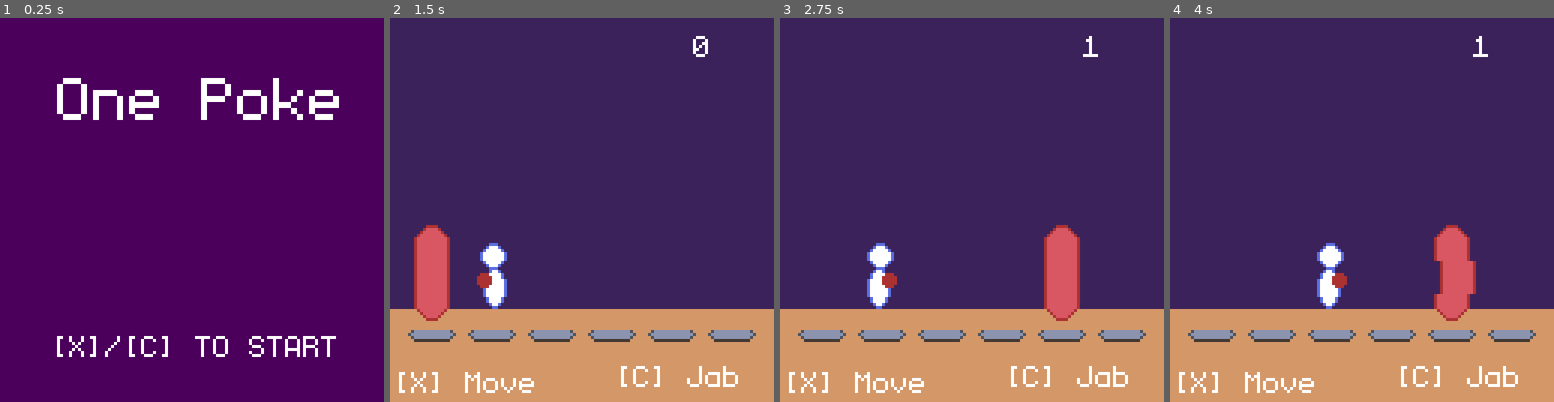
Above: before the commit, frames 1-4 (left to right).
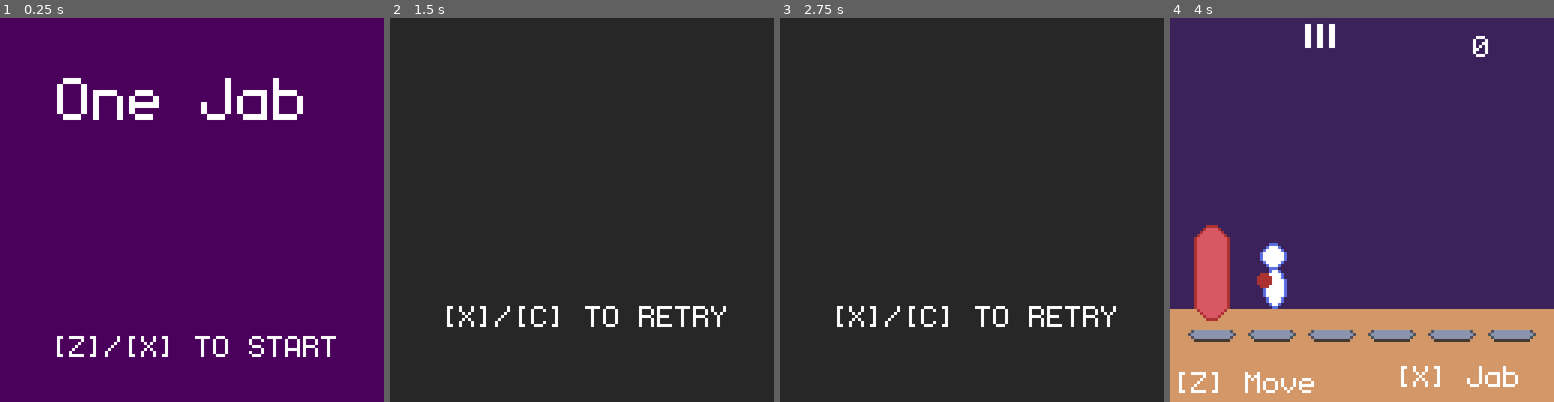
Above: after the commit, the same moments.

Repository: sugarvoid/one-jab
Game: Godot game, scene res://game/game.tscn
The game is run twice, just before and just after one commit, with the same random seed, the same clock (stepped at 60 frames per second) and the same inputs.
Inputs:
- Up to frame 1 (0.25 s): no input
- Up to frame 2 (1.5 s): tap Enter (ui_accept) at 0.5, 0.77, 1.07 s; hold Z (move, bound only after the commit) 0.53-1.28 s; tap X (move, bound only before the commit) at 0.8, 1.35 s
- Up to frame 3 (2.75 s): tap Enter (ui_accept) at 1.52, 1.82, 2.3 s; tap C (poke, bound only before the commit) at 1.55 s; hold C (poke, bound only before the commit) from 2.03 s (still down)
- Up to frame 4 (4 s): release C (poke, bound only before the commit) at 2.78 s; tap Enter (ui_accept) at 2.85, 3.02, 3.32, 3.77 s; tap Z (move, bound only after the commit) at 3.05 s; hold Z (move, bound only after the commit) from 3.53 s (still down); tap X (move, bound only before the commit) at 3.8 s

The runs differ from the first frame. In frame 1, 1.4% of the frame differs, in the area x 17-89%, y 15-89%; in frame 2, 100%, in the area x 0-100%, y 0-100%; in frame 3, 100%; in frame 4, 6.6%.

Commit message:
Add game over screen

Diff:
--- a/game/game.gd
+++ b/game/game.gd
@@ -4,6 +4,7 @@
 var hits: int
 var bag_slot: int
 var player_slot: int
+var lives: int
 
 const slots: Array[int] = [
 	14,
@@ -50,13 +51,18 @@
 			$GameOver.hide()
 			$StartScreen.show()
 		1:
+			lives = 3
 			hits = 0
 			bag_slot = 0
 			player_slot = 1
+			update_hud()
 			$PlayScreen.show()
 			$StartScreen.hide()
+			$GameOver.hide()
 		2:
 			$PlayScreen.hide()
+			$StartScreen.hide()
+			$GameOver.show()
 
 
 func player_punch():
@@ -67,6 +73,7 @@
 		move_bag()
 	else:
 		print("Miss punch. Game Over")
+		gameover()
 
 
 func move_bag():
@@ -86,18 +93,20 @@
 			if event.is_action_pressed("move") or event.is_action_pressed("poke"):
 				self.switch_screen(1)
 		1:
-			if event.is_action_pressed("ui_accept"):
-				$PlayScreen/PunchingBag/AnimatedSprite2D.play("hit")
 			if event.is_action_pressed("poke"):
 				player_punch()
 			if event.is_action_pressed("move"):
 				move_player()
 		2:
-			pass
+			if event.is_action_pressed("move") or event.is_action_pressed("poke"):
+				self.switch_screen(1)
 
 	if event.is_action_pressed("ui_cancel"):
 		get_tree().quit()
 
+
+func gameover() -> void:
+	self.switch_screen(2)
 
 func  move_player():
 	if $PlayScreen/Player.scale.x == 1 and player_slot != (bag_slot + 1):
@@ -106,3 +115,4 @@
 		player_slot += 1
 	else:
 		print("Miss movement. Game Over")
+		gameover()
--- a/game/game.tscn
+++ b/game/game.tscn
@@ -10,7 +10,6 @@
 script = ExtResource("1_kfiw7")
 
 [node name="StartScreen" type="Node2D" parent="."]
-visible = false
 
 [node name="ColorRect" type="ColorRect" parent="StartScreen"]
 offset_right = 133.0
@@ -24,7 +23,7 @@
 offset_bottom = 43.0
 theme_override_fonts/font = ExtResource("2_mx117")
 theme_override_font_sizes/font_size = 32
-text = "One Poke"
+text = "One Jab"
 
 [node name="Label8" type="Label" parent="StartScreen"]
 offset_left = 17.0
@@ -32,7 +31,7 @@
 offset_right = 113.0
 offset_bottom = 133.0
 theme_override_fonts/font = ExtResource("2_mx117")
-text = "[X]/[C] TO START"
+text = "[Z]/[X] TO START"
 
 [node name="Label5" type="Label" parent="StartScreen"]
 offset_left = -32.0
@@ -43,6 +42,7 @@
 text = "Test"
 
 [node name="PlayScreen" type="Node2D" parent="."]
+visible = false
 
 [node name="ColorRect" type="ColorRect" parent="PlayScreen"]
 offset_left = -6.0
@@ -91,7 +91,7 @@
 offset_right = 49.0
 offset_bottom = 127.0
 theme_override_fonts/font = ExtResource("2_mx117")
-text = "[X] Move"
+text = "[Z] Move"
 
 [node name="Label9" type="Label" parent="PlayScreen"]
 offset_left = 75.0
@@ -99,7 +99,7 @@
 offset_right = 125.0
 offset_bottom = 129.0
 theme_override_fonts/font = ExtResource("2_mx117")
-text = "[C] Jab"
+text = "[X] Jab"
 
 [node name="Player" parent="PlayScreen" instance=ExtResource("5_n18sr")]
 position = Vector2(32, 88)
@@ -111,13 +111,38 @@
 offset_bottom = 19.0
 theme_override_fonts/font = ExtResource("2_mx117")
 
+[node name="Lives" type="Node2D" parent="PlayScreen"]
+
+[node name="ColorRect" type="ColorRect" parent="PlayScreen/Lives"]
+offset_left = 45.0
+offset_top = 2.0
+offset_right = 47.0
+offset_bottom = 10.0
+
+[node name="ColorRect2" type="ColorRect" parent="PlayScreen/Lives"]
+offset_left = 49.0
+offset_top = 2.0
+offset_right = 51.0
+offset_bottom = 10.0
+
+[node name="ColorRect3" type="ColorRect" parent="PlayScreen/Lives"]
+offset_left = 53.0
+offset_top = 2.0
+offset_right = 55.0
+offset_bottom = 10.0
+
 [node name="GameOver" type="Node2D" parent="."]
 visible = false
 
+[node name="ColorRect" type="ColorRect" parent="GameOver"]
+offset_right = 131.0
+offset_bottom = 137.0
+color = Color(0.152941, 0.152941, 0.152941, 1)
+
 [node name="Label8" type="Label" parent="GameOver"]
 offset_left = 17.0
-offset_top = 102.0
+offset_top = 92.0
 offset_right = 113.0
-offset_bottom = 133.0
+offset_bottom = 109.0
 theme_override_fonts/font = ExtResource("2_mx117")
-text = "[Z]/[X] TO START"
+text = "[X]/[C] TO RETRY"
--- a/project.godot
+++ b/project.godot
@@ -27,12 +27,12 @@
 
 move={
 "deadzone": 0.5,
-"events": [Object(InputEventKey,"resource_local_to_scene":false,"resource_name":"","device":-1,"window_id":0,"alt_pressed":false,"shift_pressed":false,"ctrl_pressed":false,"meta_pressed":false,"pressed":false,"keycode":0,"physical_keycode":88,"key_label":0,"unicode":120,"echo":false,"script":null)
+"events": [Object(InputEventKey,"resource_local_to_scene":false,"resource_name":"","device":-1,"window_id":0,"alt_pressed":false,"shift_pressed":false,"ctrl_pressed":false,"meta_pressed":false,"pressed":false,"keycode":0,"physical_keycode":90,"key_label":0,"unicode":122,"echo":false,"script":null)
 ]
 }
 poke={
 "deadzone": 0.5,
-"events": [Object(InputEventKey,"resource_local_to_scene":false,"resource_name":"","device":-1,"window_id":0,"alt_pressed":false,"shift_pressed":false,"ctrl_pressed":false,"meta_pressed":false,"pressed":false,"keycode":0,"physical_keycode":67,"key_label":0,"unicode":99,"echo":false,"script":null)
+"events": [Object(InputEventKey,"resource_local_to_scene":false,"resource_name":"","device":-1,"window_id":0,"alt_pressed":false,"shift_pressed":false,"ctrl_pressed":false,"meta_pressed":false,"pressed":false,"keycode":0,"physical_keycode":88,"key_label":0,"unicode":120,"echo":false,"script":null)
 ]
 }
 
Not shown, changed: export_presets.cfg
